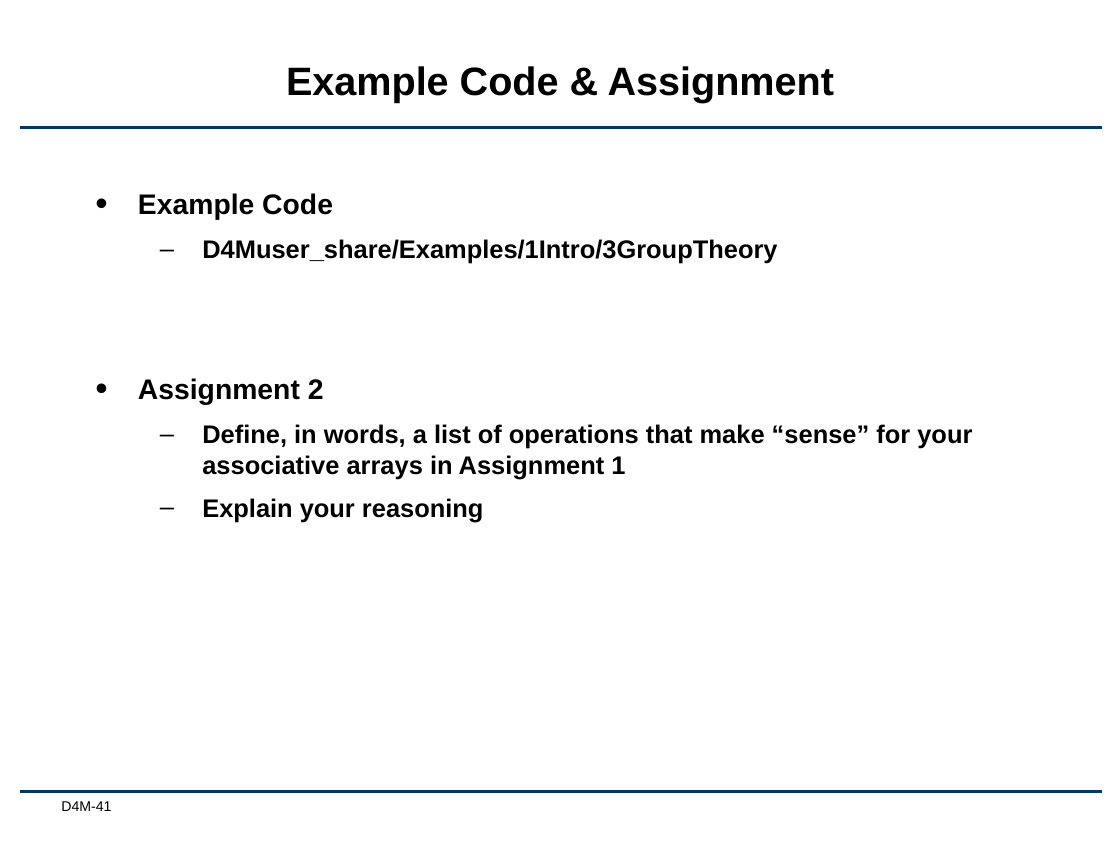
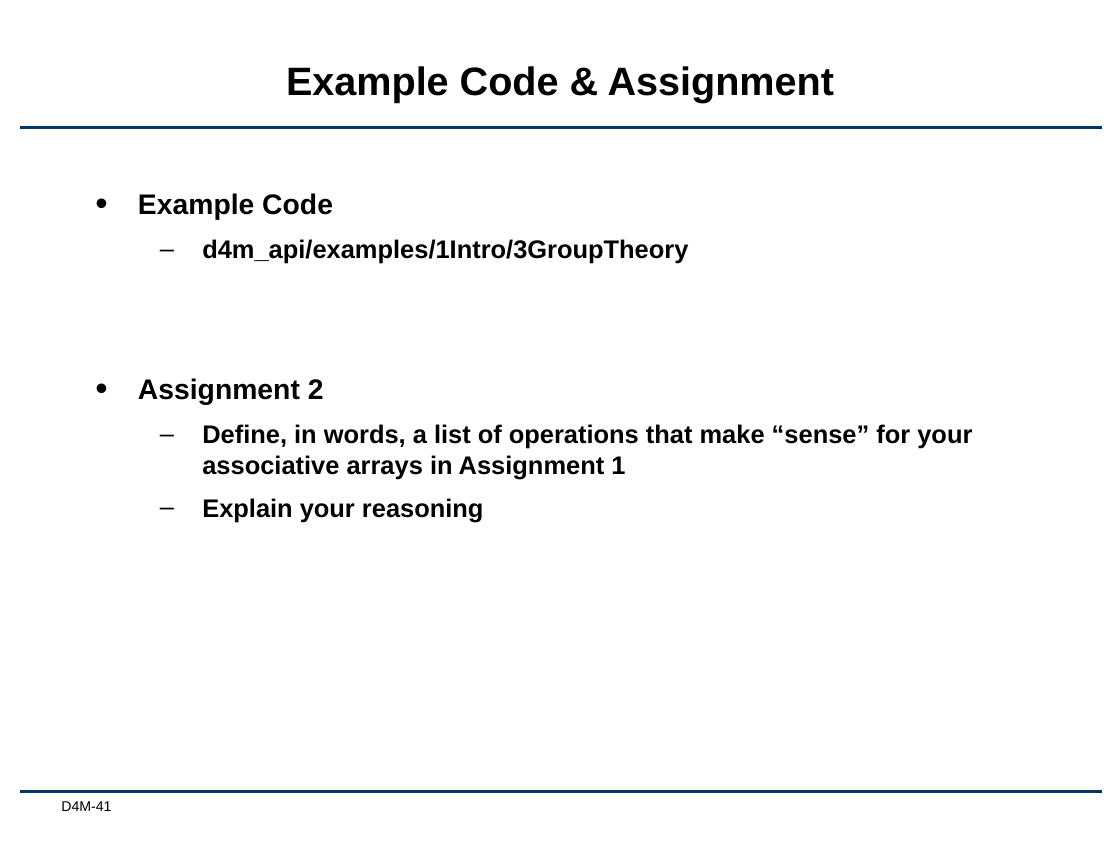
Before and after one commit to Accla/d4m, a slide deck: slide 41 of docs/Lec02-GroupTheory.pptx. Drawn at 1120x865 pixels with LibreOffice and Linux fonts; fonts in the diff are those of the drawing; background and template pictures are left out. Boxes give left, top, right and bottom in pixels: in the first picture for what was removed or moved away, otherwise in the second. Text is boxed around its words. In the diff, an @@ line names an element or a change of style, - is before the commit and + after.

```diff
--- a/docs/Lec02-GroupTheory.pptx
+++ b/docs/Lec02-GroupTheory.pptx
@@ text at (x1=202, y1=239, x2=688, y2=264): text changed @@
-  – D4Muser_share/Examples/1Intro/3GroupTheory
+  – d4m_api/examples/1Intro/3GroupTheory
```
Also in this commit, not shown: 1 other slide changed.
